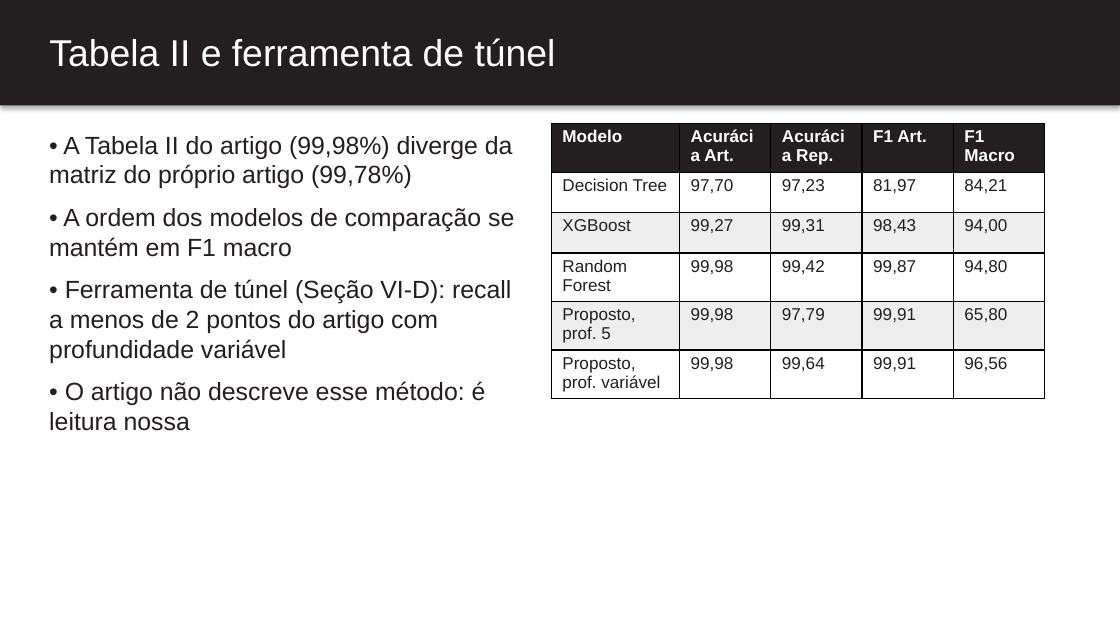
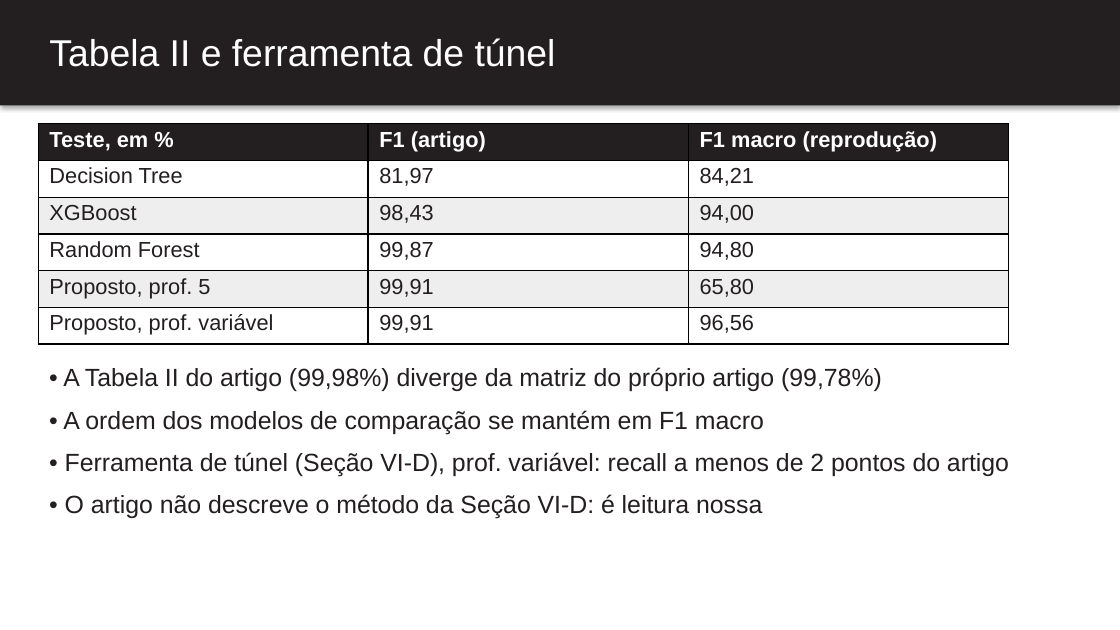
Before and after one commit to BrenoRev/Tecnicas_Ataque_Deteccao_Intrusao, a slide deck: slide 7 of project/report/apresentacao.pptx. Drawn at 1120x630 pixels with LibreOffice and Linux fonts; fonts in the diff are those of the drawing. Boxes give left, top, right and bottom in pixels: in the first picture for what was removed or moved away, otherwise in the second. Text is boxed around its words. In the diff, an @@ line names an element or a change of style, - is before the commit and + after.

```diff
--- a/project/report/apresentacao.pptx
+++ b/project/report/apresentacao.pptx
@@ table at (x1=38, y1=123, x2=1009, y2=344) @@
-column 1: Modelo | Decision Tree | XGBoost | Random Forest | Proposto, prof. 5 | Proposto, prof. variável
-column 2: Acurácia Art. | 97,70 | 99,27 | 99,98 | 99,98 | 99,98
-column 3: Acurácia Rep. | 97,23 | 99,31 | 99,42 | 97,79 | 99,64
-column 4: F1 Art. | 81,97 | 98,43 | 99,87 | 99,91 | 99,91
-column 5: F1 Macro | 84,21 | 94,00 | 94,80 | 65,80 | 96,56
+column 1: Teste, em % | Decision Tree | XGBoost | Random Forest | Proposto, prof. 5 | Proposto, prof. variável
+column 2: F1 (artigo) | 81,97 | 98,43 | 99,87 | 99,91 | 99,91
+column 3: F1 macro (reprodução) | 84,21 | 94,00 | 94,80 | 65,80 | 96,56
@@ table resized from (x1=551, y1=123, x2=1047, y2=396) to (x1=38, y1=123, x2=1009, y2=344) @@
@@ text "• A Tabela II do ..." moved from (x1=49, y1=208, x2=514, y2=431) to (x1=63, y1=367, x2=1009, y2=519) @@
@@ text at (x1=65, y1=452, x2=1009, y2=519): text changed @@
-• Ferramenta de túnel (Seção VI-D): recall a menos de 2 pontos do artigo com profundidade variável
-• O artigo não descreve esse método: é leitura nossa
+• Ferramenta de túnel (Seção VI-D), prof. variável: recall a menos de 2 pontos do artigo
+• O artigo não descreve o método da Seção VI-D: é leitura nossa
```
Also in this commit, not shown: 10 other slides changed, 1 other file.
